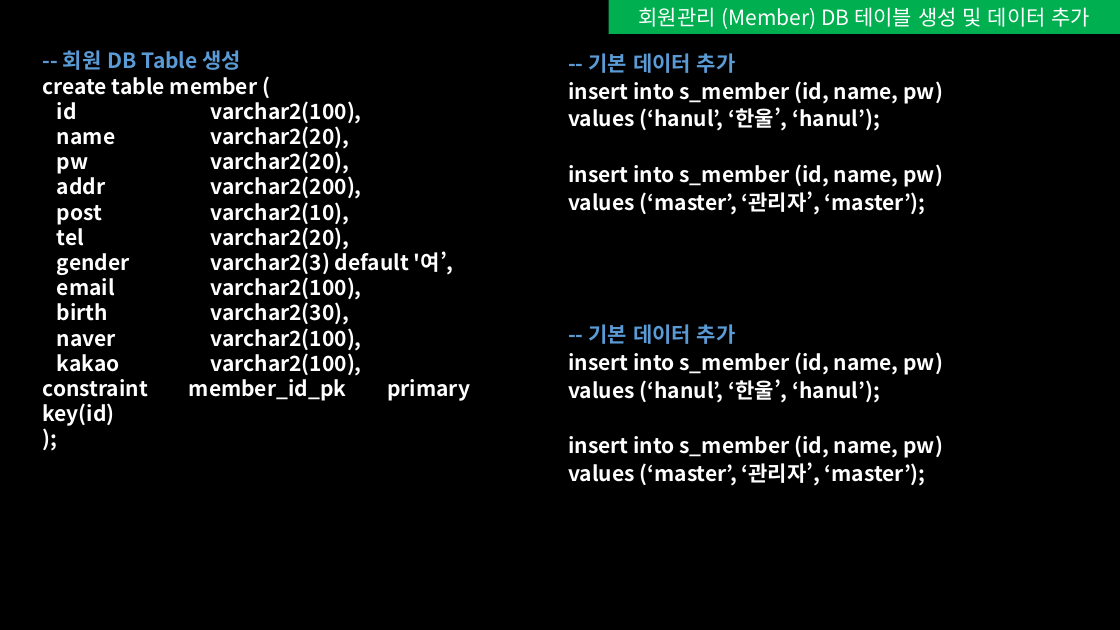
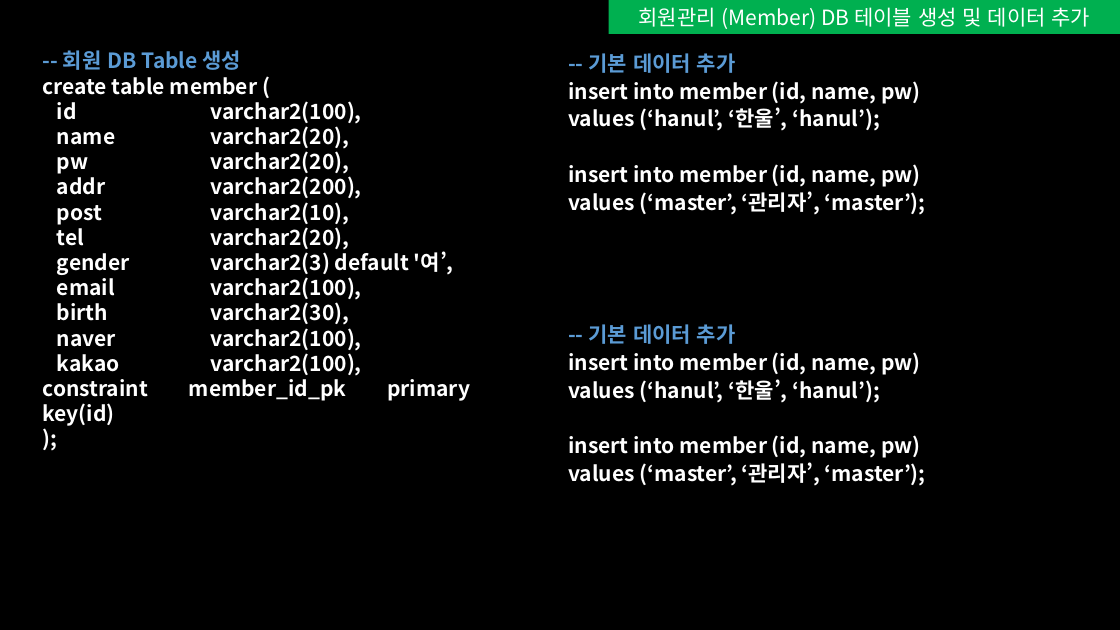
Before and after one commit to seonguk-choi/study_Spring, a slide deck: slide 2 of 문서자료/회원관리 페이지 구현.pptx. Drawn at 1120x630 pixels with LibreOffice and Linux fonts; fonts in the diff are those of the drawing. Boxes give left, top, right and bottom in pixels: in the first picture for what was removed or moved away, otherwise in the second. Text is boxed around its words. In the diff, an @@ line names an element or a change of style, - is before the commit and + after.

```diff
--- a/문서자료/회원관리 페이지 구현.pptx
+++ b/문서자료/회원관리 페이지 구현.pptx
@@ text at bbox=[568, 81, 920, 104]: text changed @@
-insert into s_member (id, name, pw)
+insert into member (id, name, pw)
@@ text at bbox=[568, 164, 920, 187]: text changed @@
-insert into s_member (id, name, pw)
+insert into member (id, name, pw)
@@ text at bbox=[568, 352, 920, 375]: text changed @@
-insert into s_member (id, name, pw)
+insert into member (id, name, pw)
@@ text at bbox=[568, 435, 920, 458]: text changed @@
-insert into s_member (id, name, pw)
+insert into member (id, name, pw)
```
Also in this commit, not shown: 1 other slide changed, 30 other files.
